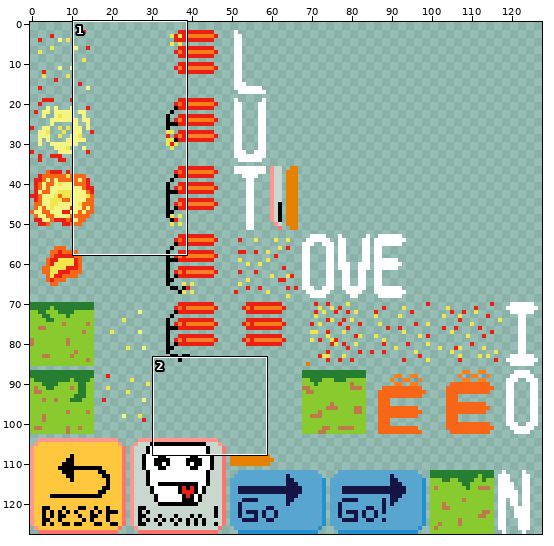
File history of a sprite sheet, Assets/RagePixelAssets/spritesheet_1.png. The picture above shows the old version from afar; the outline marks the close-up.
Close-up. First the earlier version:
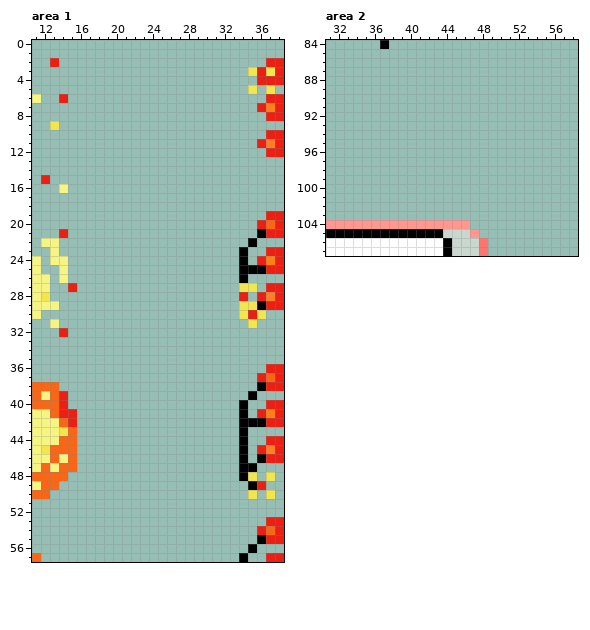
The file is 128x128 pixels. Shown: area 1: x 11..38, y 0..57; area 2: x 31..58, y 84..107. The old version is drawn lined up with the new one.
After the commit:
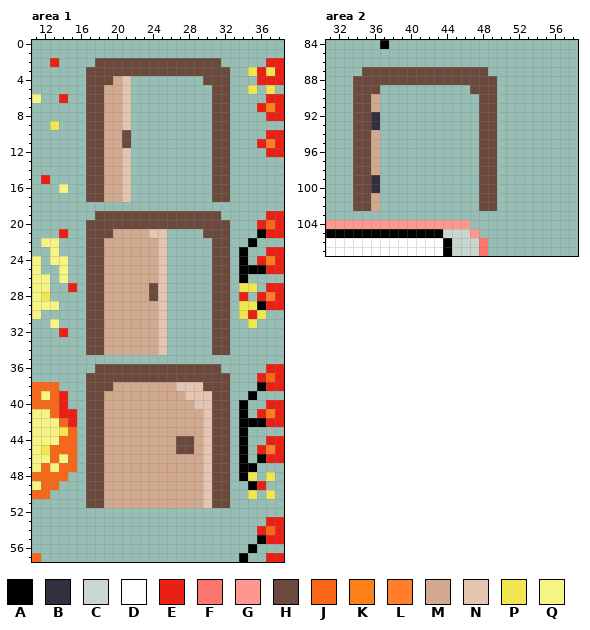
Palette (. is transparent): A #000000  B #312f40  C #cad7ce  D #ffffff  E #ea2014  F #ff756e  G #ff9791  H #6b493d  J #f86718  K #fd7f19  L #ff7e2a  M #d1a98e  N #e3c5b1  P #f1e64e  Q #f6f583
Diff:
drawings rearranged on the sheet (the old picture shows each at its new place)
Area 1:
The author put colour H in row 2 at x 18 to 31; in row 3 at x 17 to 32; in row 4 at x 17 to 19 and 30 to 32; in rows 5 to 9 at x 17 to 18 and 31 to 32; in rows 10 to 11 at x 17 to 18, 21 and 31 to 32; in rows 12 to 17 at x 17 to 18 and 31 to 32.
The author put colour H in row 19 at x 18 to 31; in row 20 at x 17 to 32; in row 21 at x 17 to 19 and 30 to 32; in rows 22 to 26 at x 17 to 18 and 31 to 32; in rows 27 to 28 at x 17 to 18, 24 and 31 to 32; in rows 29 to 34 at x 17 to 18 and 31 to 32.
The author put colour H in row 36 at x 18 to 31; in row 37 at x 17 to 32; in row 38 at x 17 to 19 and 30 to 32; in rows 39 to 43 at x 17 to 18 and 31 to 32; in rows 44 to 45 at x 17 to 18, 27 to 28 and 31 to 32; in rows 46 to 51 at x 17 to 18 and 31 to 32.
The author put colour M in row 4 at x 20; in rows 5 to 17 at x 19 to 20; in row 21 at x 20 to 23; in rows 22 to 26 at x 19 to 24; in rows 27 to 28 at x 19 to 23; in rows 29 to 34 at x 19 to 24.
The author put colour M in row 38 at x 20 to 26; in row 39 at x 19 to 27; in row 40 at x 19 to 28; in rows 41 to 43 at x 19 to 29; in rows 44 to 45 at x 19 to 26 and 29; in rows 46 to 51 at x 19 to 29.
The author put colour N in rows 4 to 9 at x 21; in rows 12 to 17 at x 21; in row 21 at x 24 to 25; in rows 22 to 34 at x 25; in row 38 at x 27 to 29; in row 39 at x 28 to 30.
The author put colour N in row 40 at x 29 to 30; in rows 41 to 51 at x 30.
Area 2:
The author put colour B in rows 92 to 93 at x 36; in rows 99 to 100 at x 36.
The author put colour H in row 87 at x 35 to 48; in row 88 at x 34 to 49; in row 89 at x 34 to 36 and 47 to 49; in rows 90 to 102 at x 34 to 35 and 48 to 49.
The author put colour M in rows 90 to 91 at x 36; in rows 94 to 98 at x 36; in rows 101 to 102 at x 36.
